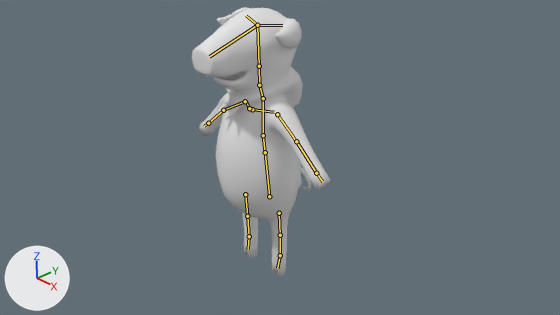
What one commit did to the Blender file Assets/3DModels/Rigged Models/PigGreen/PigGreenRigged.blend.
Before and after are seen from the file's camera 'Camera'. The lights are fixed; the arrows at lower left show +X, +Y and +Z. The bones that bend it are drawn over the model as lines.

The first picture shows 'Chanchito Verde'.
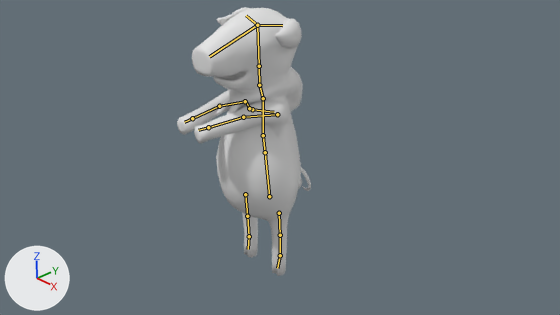
The newer file adds an action. The first version stands in its rest pose; the second is drawn at frame 5 of the action 'aplaudir'.

Changed parts and their boxes (x1, y1, x2, y2) in the pictures (560 x 315 px):
```json
{"object": "Chanchito Verde", "change": "posed", "before": [192, 7, 330, 276], "after": [177, 7, 311, 276]}
{"bone": "upper_arm.L", "before": "(277, 114) to (296, 141)", "after": "(277, 114) to (243, 117)"}
{"bone": "upper_arm.R", "before": "(245, 101) to (223, 110)", "after": "(245, 101) to (219, 106)"}
```

Scene script edits in JSON lines:
```json
{"block": "bone_upper_arm_l", "where": "bone_upper_arm_l = bpy.data.objects['metarig'].pose.bones['upper_arm.L']  # child of 'shoulder.L'"}
{"op": "set", "path": "bone_upper_arm_l.rotation_quaternion", "old": "(1.0, 0.0, 0.0, 0.0)", "new": "(0.626, 0.773, 0.06, 0.036)", "note": "degrees (0, 0, 0) -> degrees (102, 1, 8)"}
{"block": "bone_upper_arm_r", "where": "bone_upper_arm_r = bpy.data.objects['metarig'].pose.bones['upper_arm.R']  # child of 'shoulder.R'"}
{"op": "set", "path": "bone_upper_arm_r.rotation_quaternion", "old": "(1.0, 0.0, 0.0, 0.0)", "new": "(0.692, 0.716, 0.035, -0.035)", "note": "degrees (0, 0, 0) -> degrees (92, 6, 0)"}
```
